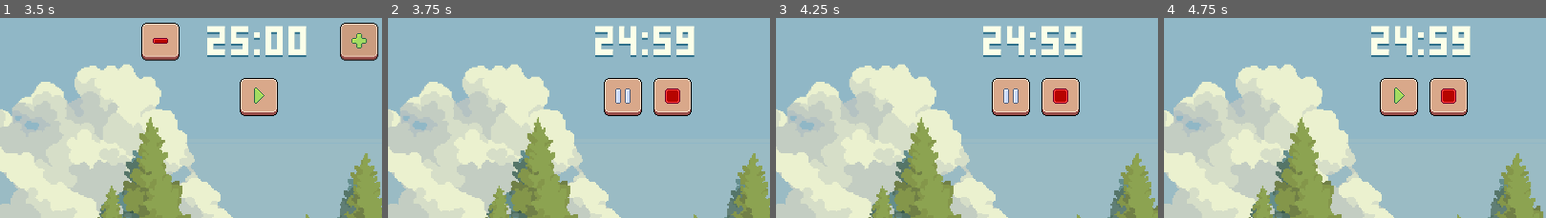
Above: before the commit, frames 1-4 (left to right).
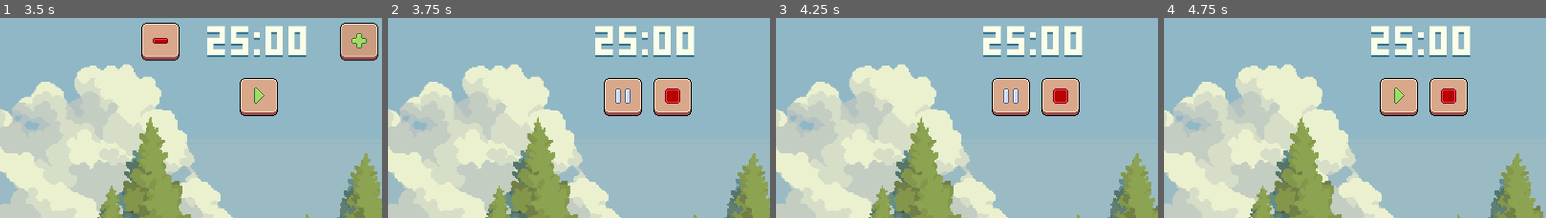
Above: after the commit, the same moments.

Repository: justkuzan/pomodoro-timer
Game: Godot game, scene res://Scenes/GameMainScene/game_main_scene.tscn
The game is run twice, just before and just after one commit, with the same random seed, the same clock (stepped at 60 frames per second) and the same inputs.
Inputs (mouse positions are % of the whole screen's width and height, from its top left):
- Up to frame 1 (3.5 s): click (94, 6) at 0.52 s; click (94, 6) at 1.27 s; click (37, 8) at 2 s; click (63, 8) at 2.75 s
- Up to frame 2 (3.75 s): click (50, 21) at 3.5 s
- Up to frame 3 (4.25 s): no input
- Up to frame 4 (4.75 s): click (47, 21) at 4.25 s
The pictures show only the part of the screen within x 16-66%, y 2-52%; the shares and areas given below are measured in that part.

Frame 1 is identical in both runs. In frame 2, 0.5% of the frame differs, in the area x 60-79%, y 3-20%; in frame 3, 0.5%; in frame 4, 0.5%.

Commit message:
Fix audio muting via AudioServer buses and clean up timer behavior
- Implement proper sound muting using AudioServer bus mute instead of stopping players
- Prevent UI sounds from playing while muted
- Fix timer start logic to avoid immediate second decrement
- Minor cleanup in UI button sound handling

Diff:
--- a/Scenes/GameMainScene/game_main_scene.gd
+++ b/Scenes/GameMainScene/game_main_scene.gd
@@ -33,5 +33,13 @@
 	AudioManager.ended()
 
 
+func _on_general_controls_sound_on() -> void:
+	AudioManager.sound_on()
+
+
+func _on_general_controls_sound_off() -> void:
+	AudioManager.sound_off()
+
+
 func _on_general_controls_quit() -> void:
 	get_tree().quit()
--- a/Scenes/GameMainScene/game_main_scene.tscn
+++ b/Scenes/GameMainScene/game_main_scene.tscn
@@ -32,6 +32,8 @@
 [node name="all_timers_general_scene" parent="." instance=ExtResource("2_4pb6x")]
 
 [connection signal="quit" from="general_controls" to="." method="_on_general_controls_quit"]
+[connection signal="sound_off" from="general_controls" to="." method="_on_general_controls_sound_off"]
+[connection signal="sound_on" from="general_controls" to="." method="_on_general_controls_sound_on"]
 [connection signal="ended" from="all_timers_general_scene" to="." method="_on_all_timers_general_scene_ended"]
 [connection signal="onloaded" from="all_timers_general_scene" to="." method="_on_all_timers_general_scene_onloaded"]
 [connection signal="paused" from="all_timers_general_scene" to="." method="_on_all_timers_general_scene_paused"]
--- a/Scenes/Work Timer/work_timer.gd
+++ b/Scenes/Work Timer/work_timer.gd
@@ -24,7 +24,6 @@
 
 func timer_started() -> void:
 	timer.start()
-	trigger_timeout()
 
 
 func timer_stopped() -> void:
--- a/UI/general_controls.gd
+++ b/UI/general_controls.gd
@@ -1,19 +1,20 @@
 extends Control
 
 signal quit
-signal music_on
-signal music_off
+signal sound_on
+signal sound_off
 
 
 @onready var quit_button: TextureButton = $buttons_V/buttons_H/left_buttons/quit
-@onready var music_on_button: TextureButton = $buttons_V/buttons_H/right_buttons/music_on
-@onready var music_off_button: TextureButton = $buttons_V/buttons_H/right_buttons/music_off
+@onready var sound_on_button: TextureButton = $buttons_V/buttons_H/right_buttons/sound_on
+@onready var sound_off_button: TextureButton = $buttons_V/buttons_H/right_buttons/sound_off
 
 
 func _ready() -> void:
 	var all_buttons: Array = [
 		quit_button,
-		music_on_button,
+		sound_on_button,
+		sound_off_button,
 	]
 
 	for btn: TextureButton in all_buttons:
@@ -22,32 +23,24 @@
 
 
 func play_click_down() -> void:
-	pass
 	AudioManager.button_pressed()
 
 
 func play_click_up() -> void:
-	pass
 	AudioManager.button_released()
-
-
-func ui_misic_on() -> void:
-	music_on_button.show()
-	music_off_button.hide()
-
-
-func ui_misic_off() -> void:
-	music_on_button.hide()
-	music_off_button.show()
 
 
 func _on_quit_pressed() -> void:
 	emit_signal("quit")
 
 
-func _on_music_on_pressed() -> void:
-	emit_signal("music_on")
+func _on_sound_on_pressed() -> void:
+	sound_on_button.show()
+	sound_off_button.hide()
+	emit_signal("sound_on")
 
 
-func _on_music_off_pressed() -> void:
-	emit_signal("music_off")
+func _on_sound_off_pressed() -> void:
+	sound_on_button.hide()
+	sound_off_button.show()
+	emit_signal("sound_off")
--- a/UI/general_controls.tscn
+++ b/UI/general_controls.tscn
@@ -48,7 +48,7 @@
 layout_mode = 2
 size_flags_horizontal = 10
 
-[node name="music_on" type="TextureButton" parent="buttons_V/buttons_H/right_buttons"]
+[node name="sound_on" type="TextureButton" parent="buttons_V/buttons_H/right_buttons"]
 custom_minimum_size = Vector2(120, 120)
 layout_mode = 2
 texture_normal = ExtResource("4_kqivs")
@@ -56,7 +56,7 @@
 texture_hover = ExtResource("6_61yti")
 stretch_mode = 0
 
-[node name="music_off" type="TextureButton" parent="buttons_V/buttons_H/right_buttons"]
+[node name="sound_off" type="TextureButton" parent="buttons_V/buttons_H/right_buttons"]
 visible = false
 custom_minimum_size = Vector2(120, 120)
 layout_mode = 2
@@ -66,5 +66,5 @@
 stretch_mode = 0
 
 [connection signal="pressed" from="buttons_V/buttons_H/left_buttons/quit" to="." method="_on_quit_pressed"]
-[connection signal="pressed" from="buttons_V/buttons_H/right_buttons/music_on" to="." method="_on_music_on_pressed"]
-[connection signal="pressed" from="buttons_V/buttons_H/right_buttons/music_off" to="." method="_on_music_off_pressed"]
+[connection signal="pressed" from="buttons_V/buttons_H/right_buttons/sound_on" to="." method="_on_sound_on_pressed"]
+[connection signal="pressed" from="buttons_V/buttons_H/right_buttons/sound_off" to="." method="_on_sound_off_pressed"]
--- a/Utilities/AudioManager/audio_manager.gd
+++ b/Utilities/AudioManager/audio_manager.gd
@@ -1,9 +1,24 @@
 extends Node
 
-#enum State { ONLOADED, STOPPED, RUNNING, PAUSED, ENDED }
+const MUTE_BUSES := ["Music", "Ambient", "FX", "UI"]
 
-func _ready() -> void:
-	pass
+var is_muted: bool = false
+
+func _set_buses_muted(muted: bool) -> void:
+	for bus_name: String in MUTE_BUSES:
+		var idx := AudioServer.get_bus_index(bus_name)
+		if idx >= 0:
+			AudioServer.set_bus_mute(idx, muted)
+
+
+func sound_on() -> void:
+	is_muted = false
+	_set_buses_muted(false)
+
+
+func sound_off() -> void:
+	is_muted = true
+	_set_buses_muted(true)
 
 
 func onloaded() -> void:
@@ -45,8 +60,10 @@
 
 
 func button_pressed() -> void:
+	if is_muted: return
 	$ui/button_press.play()
 
 
 func button_released() -> void:
+	if is_muted: return
 	$ui/button_release.play()
